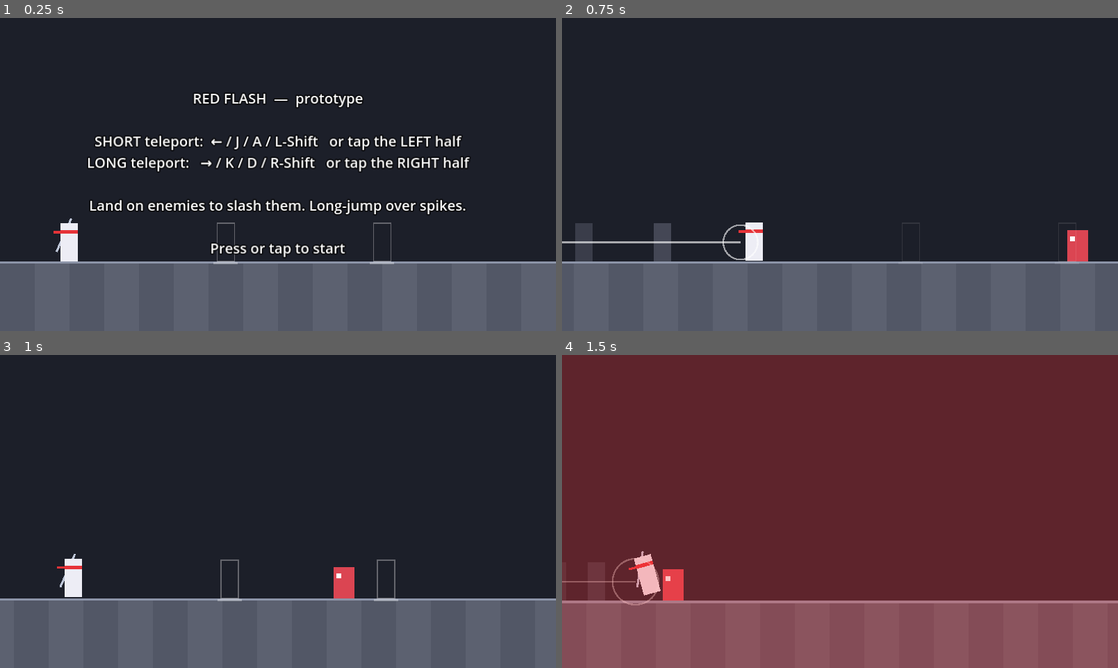
Above: before the commit, frames 1-4 (two rows, left to right).
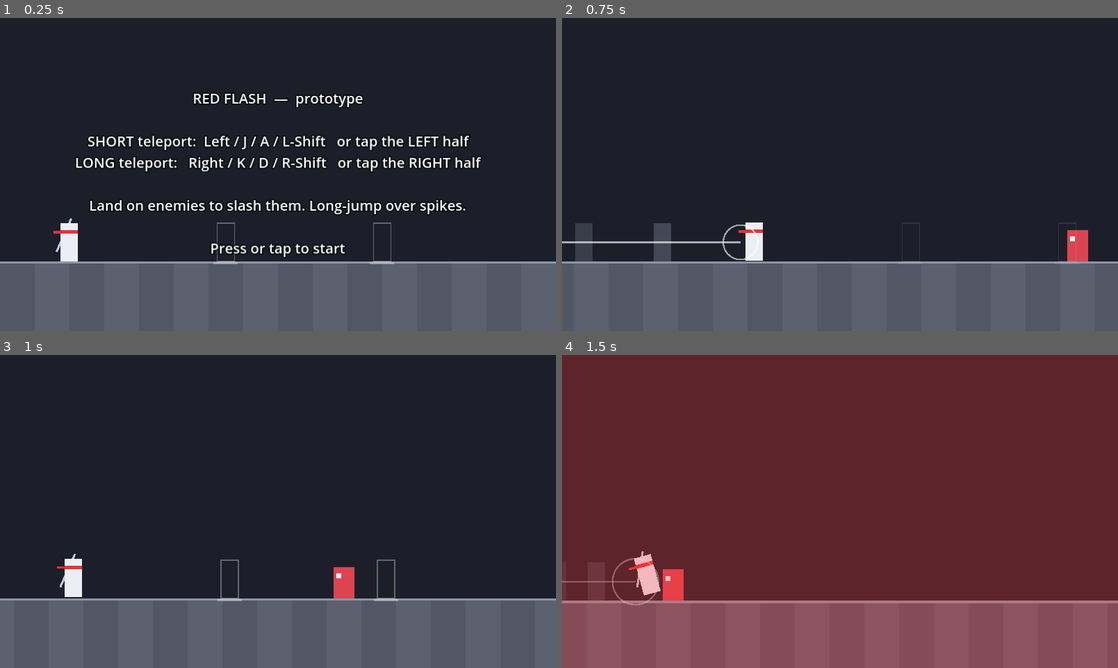
Above: after the commit, the same moments.

Repository: fredsbreads/game-off
Game: Godot game, scene res://scenes/main.tscn
The game is run twice, just before and just after one commit, with the same random seed, the same clock (stepped at 60 frames per second) and the same inputs.
Inputs (mouse positions are in pixels of both pictures, inside the frame that each line leads up to):
- Up to frame 1 (0.25 s): no input
- Up to frame 2 (0.75 s): tap Enter at 0.5 s; move the mouse to (962, 158) at 0.52 s; hold K (tp_long) from 0.53 s (still down); click (962, 158) at 0.67 s
- Up to frame 3 (1 s): keep holding K (tp_long)
- Up to frame 4 (1.5 s): move the mouse to (728, 527) at 1.27 s; release K (tp_long) at 1.28 s; tap J (tp_short) at 1.35 s; click (728, 527) at 1.42 s

The runs differ from the first frame. In frame 1, 3.3% of the frame differs, in the area x 13-87%, y 37-50%; in frame 2, nothing differs; in frame 3, nothing differs; in frame 4, nothing differs.

Commit message:
Add Web export preset; spell out Left/Right keys (arrow glyphs missing in web font)

Diff:
--- a/scripts/hud.gd
+++ b/scripts/hud.gd
@@ -86,8 +86,8 @@
 
 func show_start(best: int) -> void:
 	var lines := "RED FLASH  —  prototype\n\n"
-	lines += "SHORT teleport:  ← / J / A / L-Shift   or tap the LEFT half\n"
-	lines += "LONG teleport:   → / K / D / R-Shift   or tap the RIGHT half\n\n"
+	lines += "SHORT teleport:  Left / J / A / L-Shift   or tap the LEFT half\n"
+	lines += "LONG teleport:   Right / K / D / R-Shift   or tap the RIGHT half\n\n"
 	lines += "Land on enemies to slash them. Long-jump over spikes.\n"
 	if SHOW_SCORE_UI and best > 0:
 		lines += "\nBest: %d\n" % best
Not shown, added: export_presets.cfg
